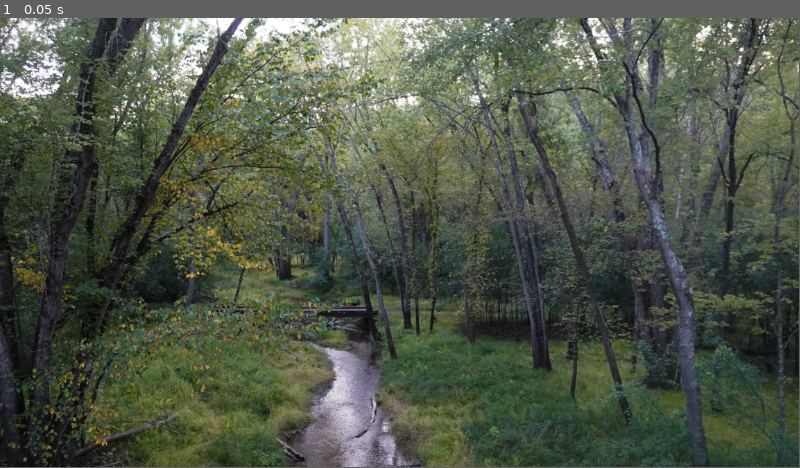
Above: before the commit, frame 1.
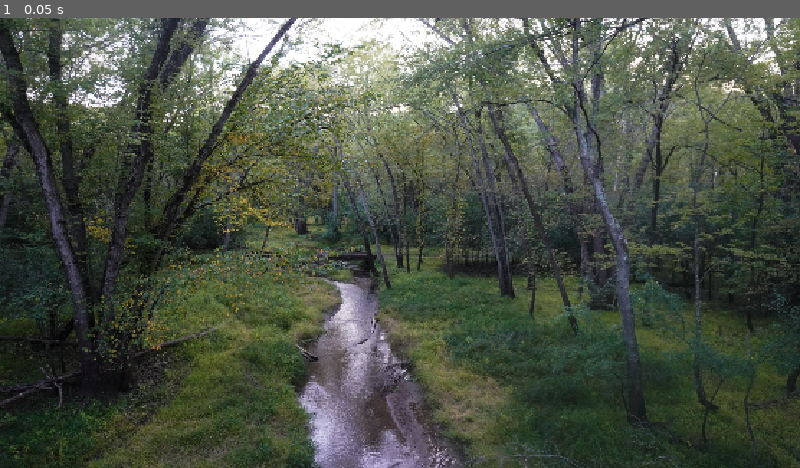
Above: after the commit, the same moment.

Repository: Drinling/project-medea
Game: Godot game, scene res://Scenes/main.tscn
Two runs of this game, one before a commit and one after it. Both use one fixed random seed, a clock stepped at 60 frames per second and the inputs below.
Inputs:
- Up to frame 1 (0.05 s): no input
In our replay, the window is 799x449 before the commit and 800x450 after it. These sizes can differ from the game's own. Grey fills any space a smaller window leaves; there, only what the larger window draws over its background counts as a difference.

The runs differ from the first frame. In frame 1, 63% of the frame differs, in the area x 0-100%, y 0-100%.

Commit message:
Updated a couple project settings
only really the stretch mode change to match tutorials

Diff:
--- a/Scenes/main.tscn
+++ b/Scenes/main.tscn
@@ -5,6 +5,6 @@
 [node name="Main" type="Node2D" unique_id=483758593]
 
 [node name="BackgroundImage" type="Sprite2D" parent="." unique_id=2141606444]
-position = Vector2(592, 407)
-scale = Vector2(0.71703297, 0.71703297)
+position = Vector2(579.5, 331.50003)
+scale = Vector2(0.5708008, 0.4989011)
 texture = ExtResource("1_jjgbg")
--- a/project.godot
+++ b/project.godot
@@ -15,6 +15,10 @@
 config/features=PackedStringArray("4.7", "Mobile")
 config/icon="uid://j1ovgao3mra7"
 
+[display]
+
+window/stretch/mode="canvas_items"
+
 [physics]
 
 3d/physics_engine="Jolt Physics"
